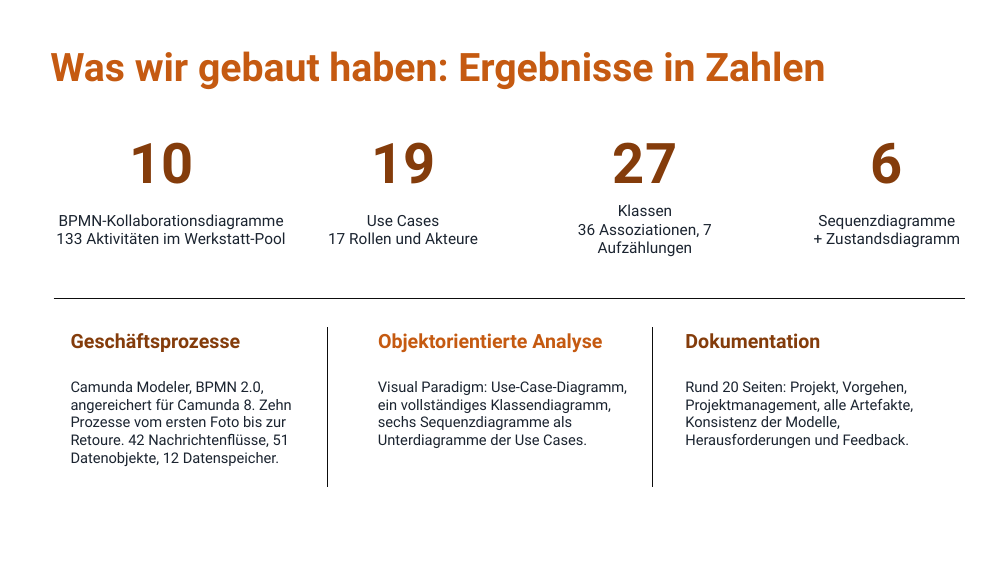
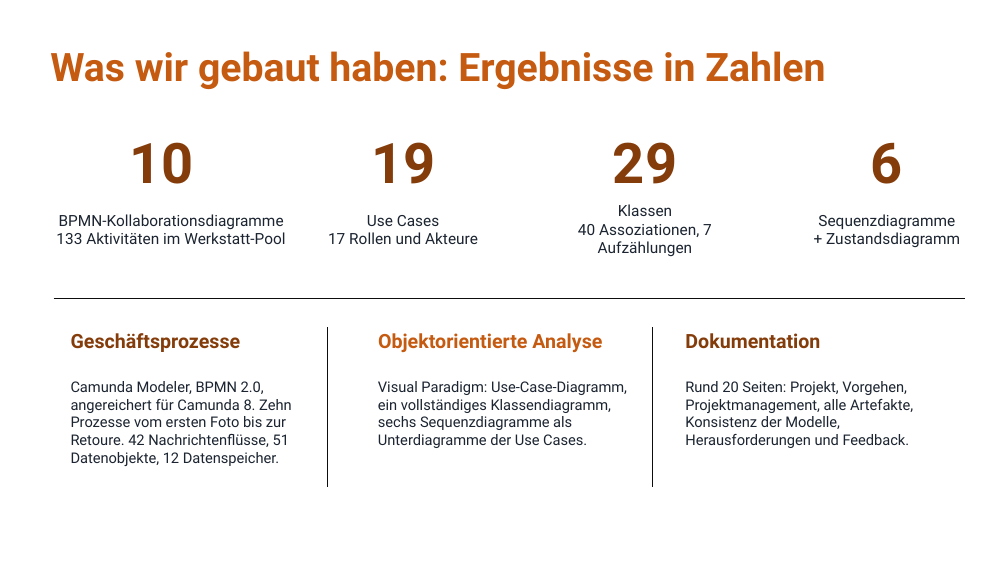
Before and after one commit to jakobschwan123-cmd/casestudy-semester-3, a slide deck: slide 10 of 4_praesentation/Abschlusspraesentation.pptx. Drawn at 1008x567 pixels with LibreOffice and Linux fonts; fonts in the diff are those of the drawing. Boxes give left, top, right and bottom in pixels: in the first picture for what was removed or moved away, otherwise in the second. Text is boxed around its words. In the diff, an @@ line names an element or a change of style, - is before the commit and + after.

```diff
--- a/4_praesentation/Abschlusspraesentation.pptx
+++ b/4_praesentation/Abschlusspraesentation.pptx
@@ text at [613,142,677,184]: text changed @@
-27
+29
@@ text at [578,224,712,256]: text changed @@
-36 Assoziationen, 7 Aufzählungen
+40 Assoziationen, 7 Aufzählungen
```
Also in this commit, not shown: 4 other slides changed, 10 other files.
